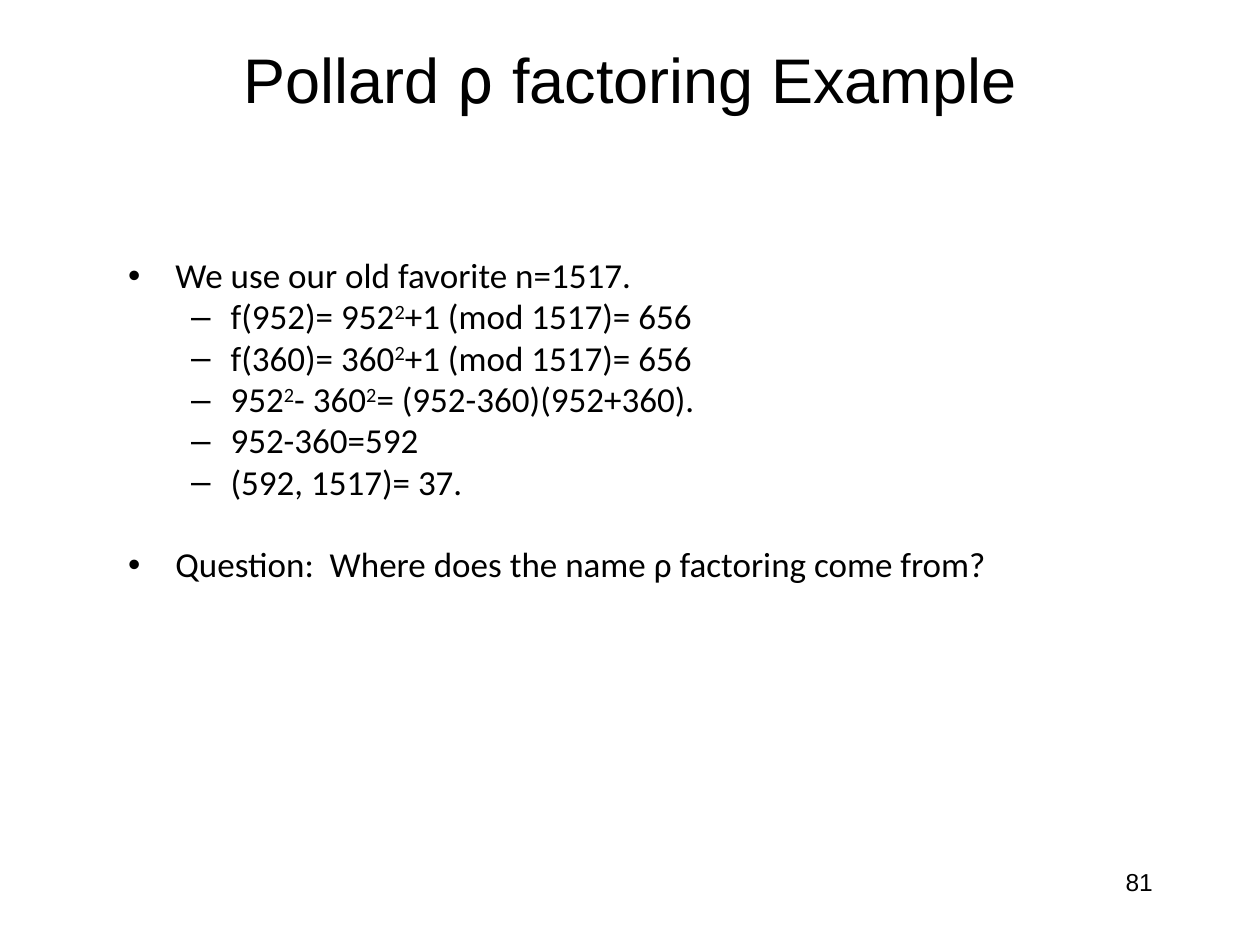
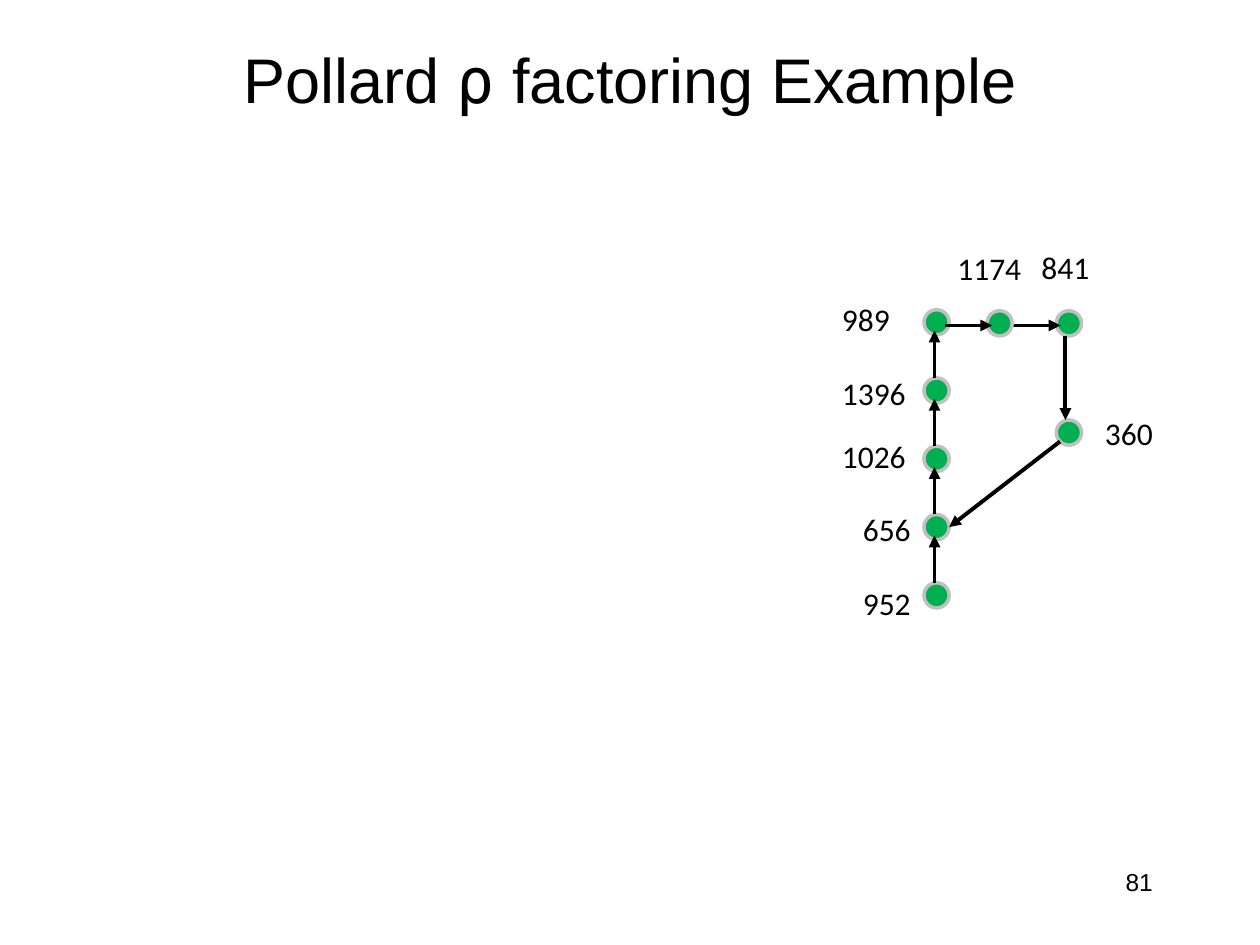
Before and after one commit to jlmucb/class_notes, a slide deck: slide 81 of BerkeleyClass/CS290Spring2013/Lectures/Cryptoclass7.pptx. Drawn at 1260x945 pixels with LibreOffice and Linux fonts; fonts in the diff are those of the drawing; grey boxes stand for pictures. Boxes give left, top, right and bottom in pixels: in the first picture for what was removed or moved away, otherwise in the second. Text is boxed around its words. In the diff, an @@ line names an element or a change of style, - is before the commit and + after.

```diff
--- a/BerkeleyClass/CS290Spring2013/Lectures/Cryptoclass7.pptx
+++ b/BerkeleyClass/CS290Spring2013/Lectures/Cryptoclass7.pptx
@@ text removed at [175,263,985,583] @@
-• We use our old favorite n=1517.
-  – f(952)= 9522+1 (mod 1517)= 656
-  – f(360)= 3602+1 (mod 1517)= 656
-  – 9522- 3602= (952-360)(952+360).
-  – 952-360=592
-  – (592, 1517)= 37.
-• Question: Where does the name ρ factoring come from?
@@ text added at [957,259,1021,280], 18 pt, text #000000 @@
+1174
@@ text added at [1041,257,1089,280], 18 pt, text #000000 @@
+841
@@ text added at [842,309,890,332], 18 pt, text #000000 @@
+989
@@ ellipse added at [924,310,949,335], fill #00B050, outline #C0C0C0 2 pt @@
@@ arrow added from (945, 325) to (993, 325), #000000 2.25 pt @@
@@ ellipse added at [987,311,1012,336], fill #00B050, outline #C0C0C0 2 pt @@
@@ arrow added from (1013, 325) to (1061, 325), #000000 2.25 pt @@
@@ ellipse added at [1056,311,1081,336], fill #00B050, outline #C0C0C0 2 pt @@
@@ arrow added from (935, 378) to (935, 330), #000000 2.25 pt @@
@@ arrow added from (1066, 336) to (1066, 420), #000000 2.25 pt @@
@@ text added at [842,383,906,406], 18 pt, text #000000 @@
+1396
@@ ellipse added at [924,378,949,403], fill #00B050, outline #C0C0C0 2 pt @@
@@ arrow added from (935, 446) to (935, 399), #000000 2.25 pt @@
@@ text added at [842,446,906,469], 18 pt, text #000000 @@
+1026
@@ ellipse added at [924,446,949,471], fill #00B050, outline #C0C0C0 2 pt @@
@@ arrow added from (1060, 441) to (949, 527), #000000 2.25 pt @@
@@ ellipse added at [1056,420,1081,445], fill #00B050, outline #C0C0C0 2 pt @@
@@ text added at [1105,423,1153,446], 18 pt, text #000000 @@
+360
@@ arrow added from (935, 514) to (935, 467), #000000 2.25 pt @@
@@ text added at [863,519,911,542], 18 pt, text #000000 @@
+656
@@ ellipse added at [924,514,949,539], fill #00B050, outline #C0C0C0 2 pt @@
@@ arrow added from (935, 582) to (935, 536), #000000 2.25 pt @@
@@ text added at [863,594,911,616], 18 pt, text #000000 @@
+952
@@ ellipse added at [924,582,949,607], fill #00B050, outline #C0C0C0 2 pt @@
```
Also in this commit, not shown: 2 other slides changed, 3 other files.
